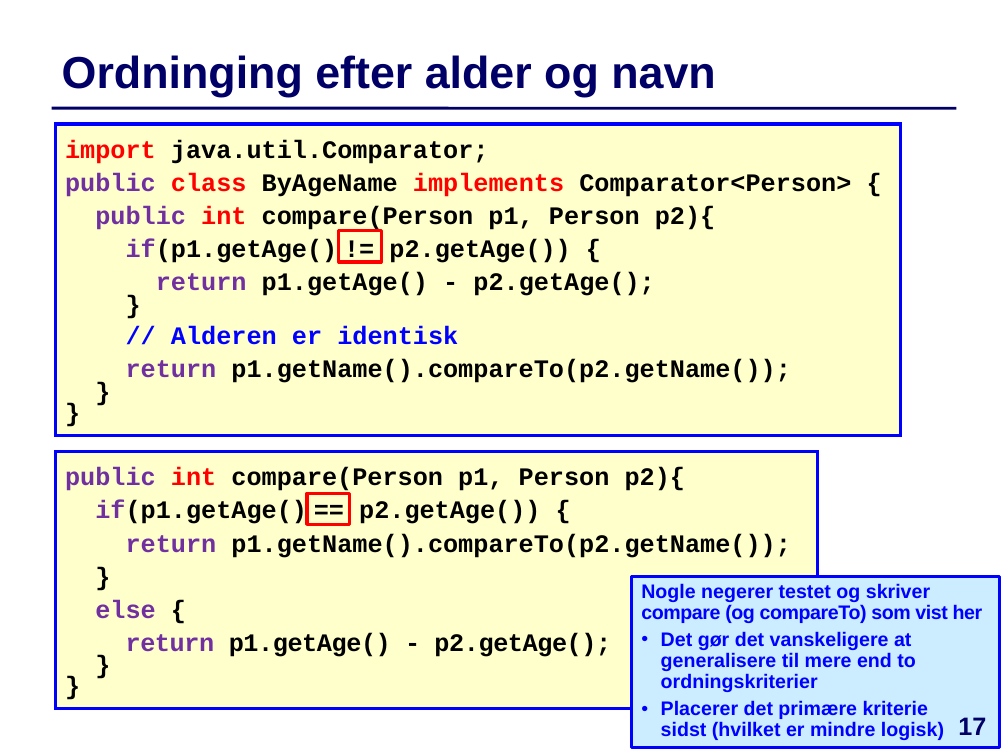
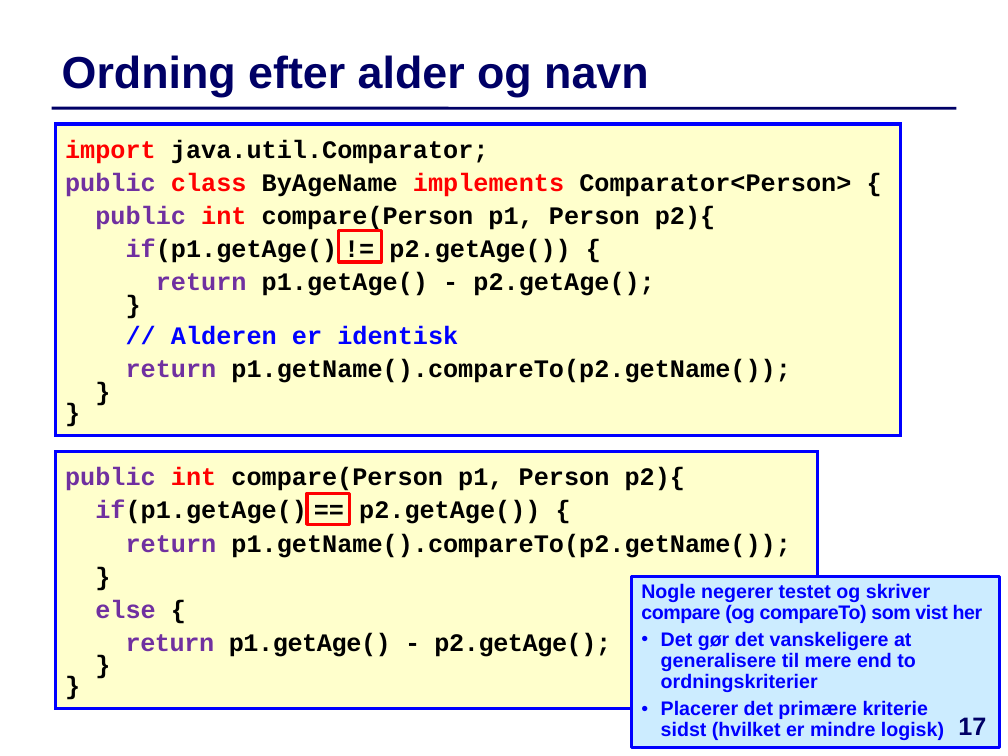
Before and after one commit to IntProgAU/Materiale, a slide deck: slide 17 of web/e24/uge_5a/Slides-Uge5-Mandag.pptx. Drawn at 1008x756 pixels with LibreOffice and Linux fonts; fonts in the diff are those of the drawing. Boxes give left, top, right and bottom in pixels: in the first picture for what was removed or moved away, otherwise in the second. Text is boxed around its words. In the diff, an @@ line names an element or a change of style, - is before the commit and + after.

```diff
--- a/web/e24/uge_5a/Slides-Uge5-Mandag.pptx
+++ b/web/e24/uge_5a/Slides-Uge5-Mandag.pptx
@@ title at [62,55,648,97]: text changed @@
-Ordninging efter alder og navn
+Ordning efter alder og navn
```
Also in this commit, not shown: 1 other slide changed, 1 other file.
